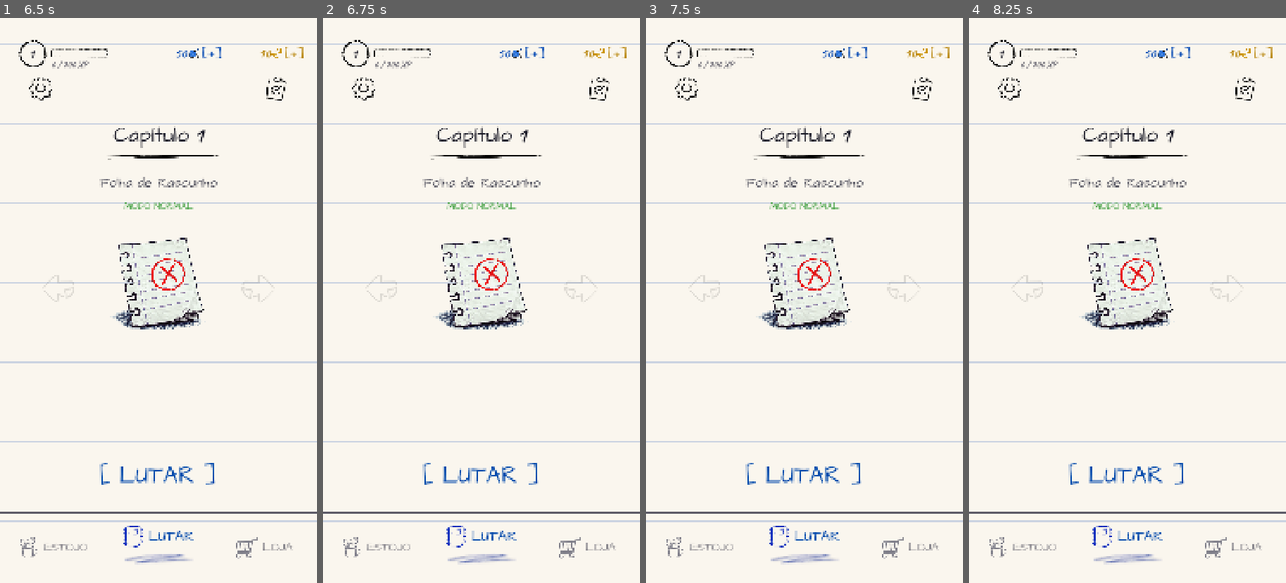
Above: before the commit, frames 1-4 (left to right).
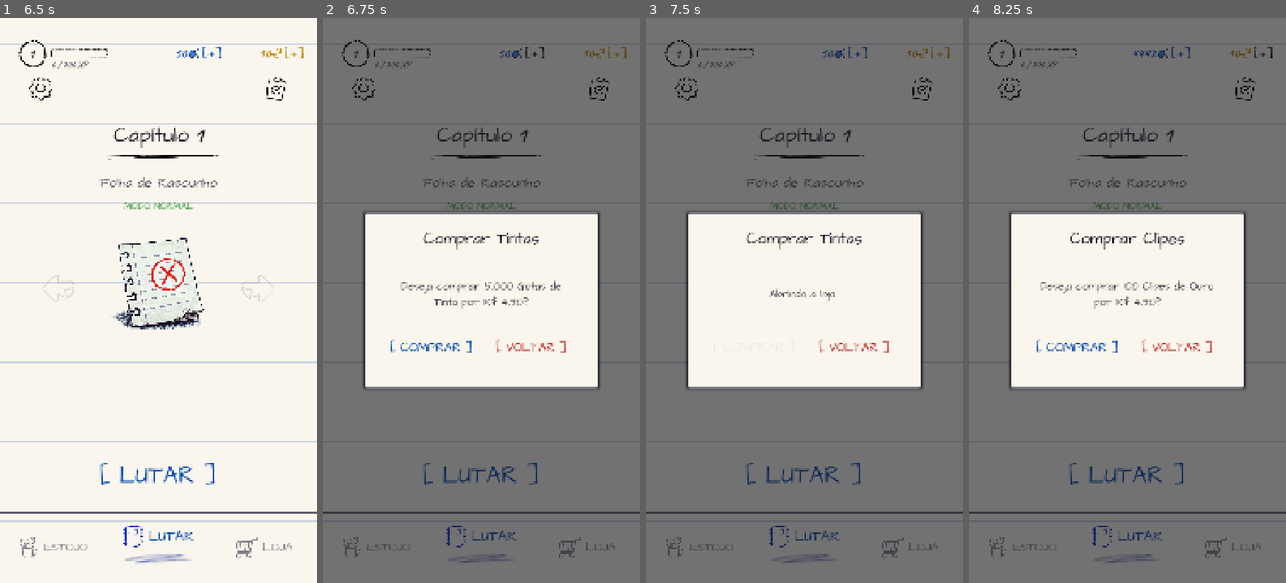
Above: after the commit, the same moments.

Repository: richardgms/sketch-blade
Game: Godot game, scene res://hub.tscn
The game is run twice, just before and just after one commit, with the same random seed, the same clock (stepped at 60 frames per second) and the same inputs.
Inputs (mouse positions are in pixels of both pictures, inside the frame that each line leads up to):
- Up to frame 1 (6.5 s): click "[+]" at 0.5 s; click "[+]" at 1.25 s; click "[ LUTAR ]" at 2 s; click (53, 549) at 2.75 s; click (158, 549) at 3.5 s; click (263, 549) at 4.25 s; click (275, 85) at 5 s; click "[ COLETAR ]" at 5.75 s
- Up to frame 2 (6.75 s): click "[+]" at 6.5 s
- Up to frame 3 (7.5 s): click (753, 345) at 7.25 s, where only the run after the commit has a clickable "[ COMPRAR ]"
- Up to frame 4 (8.25 s): click "[+]" at 8 s

Frame 1 is identical in both runs. In frame 2, 80% of the frame differs, in the area x 0-100%, y 0-100%; in frame 3, 80%; in frame 4, 80%.

Commit message:
Hub: botoes [+] de compra voltam a responder (telas cobriam o topo)
TelaLutar, TelaEstojo, TelaLoja e o container da loja ocupavam a tela inteira
com mouse_filter STOP e ficavam por cima do Header, engolindo o toque.

Co-Authored-By: Claude Opus 5.5 <noreply@anthropic.com>

Diff:
--- a/Hub.gd
+++ b/Hub.gd
@@ -1054,6 +1054,7 @@
 
 	container_loja = Control.new()
 	container_loja.set_anchors_preset(Control.PRESET_FULL_RECT)
+	container_loja.mouse_filter = Control.MOUSE_FILTER_IGNORE # não bloquear os [+] do topo
 	tela_loja.add_child(container_loja)
 	_atualizar_loja()
 
--- a/hub.tscn
+++ b/hub.tscn
@@ -148,6 +148,7 @@
 anchor_bottom = 1.0
 grow_horizontal = 2
 grow_vertical = 2
+mouse_filter = 2
 
 [node name="TituloCapitulo" type="Label" parent="HUD/TelaLutar" unique_id=951448005]
 layout_mode = 1
@@ -277,6 +278,7 @@
 anchor_bottom = 1.0
 grow_horizontal = 2
 grow_vertical = 2
+mouse_filter = 2
 
 [node name="TituloEstojo" type="Label" parent="HUD/TelaEstojo" unique_id=1156255144]
 layout_mode = 1
@@ -413,6 +415,7 @@
 anchor_bottom = 1.0
 grow_horizontal = 2
 grow_vertical = 2
+mouse_filter = 2
 
 [node name="TituloLoja" type="Label" parent="HUD/TelaLoja" unique_id=1418310726]
 layout_mode = 1
